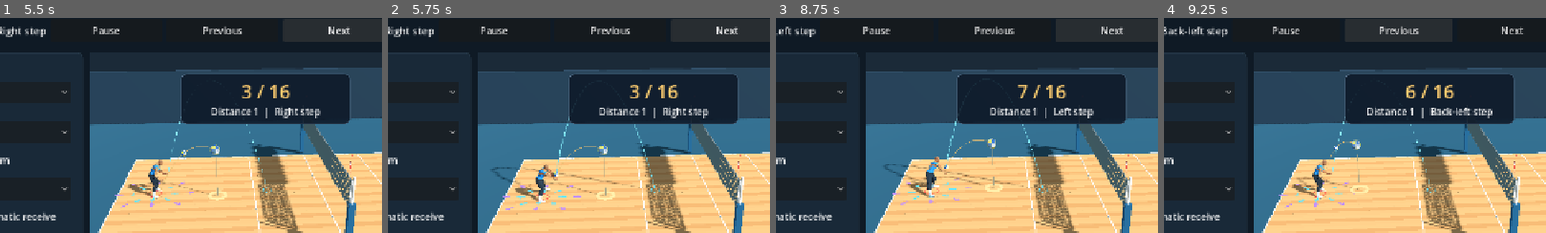
Above: before the commit, frames 1-4 (left to right).
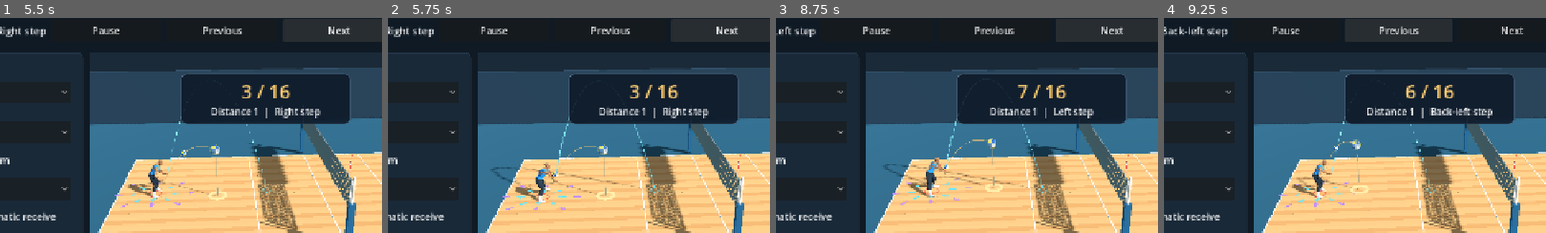
Above: after the commit, the same moments.

Repository: foreandr/volleyball
Game: Godot game, scene res://scenes/main.tscn
Same seed, same stepped clock (60 frames per second), same inputs: the game is played once before the commit and once after it.
Inputs:
- Up to frame 1 (5.5 s): click "Story" at 0.5 s; click "New" at 1.25 s; click "Save" at 2 s; click "Forearm reception" at 2.75 s; click "Play all" at 3.5 s; click "Next" at 4.25 s; click "Next" at 5 s
- Up to frame 2 (5.75 s): no input
- Up to frame 3 (8.75 s): click "Next" at 5.75 s; click "Next" at 6.5 s; click "Next" at 7.25 s; click "Next" at 8 s
- Up to frame 4 (9.25 s): click "Previous" at 8.75 s
The pictures show only the part of the screen within x 16-66%, y 12-62%; the shares and areas given below are measured in that part.

Frame 1 is identical in both runs. In frame 2, 0.2% of the frame differs, in the area x 33-65%, y 49-82%; in frame 3, 0.2%; in frame 4, nothing differs.

Commit message:
Scale reception drive with pass effort and tilt close side shoulders

Diff:
--- a/scripts/preview_player_control.gd
+++ b/scripts/preview_player_control.gd
@@ -1,5 +1,6 @@
 extends RefCounted
 const QUICK_STEP_RATE := 1.5
+const PassDrive = preload("res://scripts/reception_pass_drive.gd")
 var page: Control
 var active := false
 var free_view := {}
@@ -188,6 +189,11 @@
 	actor.animator.seek(maxf(0.0,page.ball_preview.contact_time+pose_offset),true)
 	actor.animator.pause()
 	step_into_receive(delta,review_offset)
+	var ball = page.ball_preview
+	var struck: bool = ball.recovery.has("spread")
+	var outgoing: Vector3 = ball.recovery.velocity if struck else ball.practice_pass_velocity(ball.practice_platform_center(),0.0)
+	var power := PassDrive.effort(ball.incoming,outgoing)
+	PassDrive.apply(actor.skeleton,footwork.author,outgoing,power,pose_offset,struck)
 
 func reset_reach() -> void:
 	if reach_step.is_zero_approx() and reach_height == 0.0: return
@@ -242,6 +248,9 @@
 	var side_lean := clampf(step.x/0.32,-1.0,1.0)
 	var shoulder_side := 1.0 if reach_lead == "l" else -1.0
 	author.rotate_world(pose,"spine_02",Vector3.BACK,-side_lean*0.27*weight)
+	if reach_tier == 1 and absf(step.x) > absf(step.z)*1.2:
+		# Counter-tilt the platform: left reach lowers the right shoulder.
+		author.rotate_world(pose,"spine_03",Vector3.BACK,side_lean*0.43*weight)
 	author.rotate_world(pose,"spine_02",Vector3.RIGHT,-back*0.14*weight)
 	author.rotate_world(pose,"spine_03",Vector3.UP,shoulder_side*back*0.31*weight)
 	var deep := reach_tier == 2 and reach_height < 0.20
--- /dev/null
+++ b/scripts/reception_pass_drive.gd
@@ -0,0 +1,63 @@
+extends RefCounted
+
+static func effort(incoming: Vector3, outgoing: Vector3) -> float:
+	var demand := outgoing.length()+0.30*maxf(0.0,(outgoing-incoming).length()-20.0)
+	return smoothstep(9.0,28.0,demand)
+
+static func apply(rig: Skeleton3D, author: RefCounted, outgoing: Vector3, power: float, pose_offset: float, struck: bool) -> void:
+	if power <= 0.001: return
+	var arms := smoothstep(0.0,0.65,power)
+	var torso := smoothstep(0.22,0.85,power)
+	var legs := smoothstep(0.52,1.0,power)
+	var load := clampf(-pose_offset/0.14,0.0,1.0) if not struck else 0.0
+	var drive := smoothstep(0.0,0.15,pose_offset)*(1.0-smoothstep(0.20,0.32,pose_offset)) if struck else 0.0
+	if load+drive <= 0.001: return
+	var pose: Array = []
+	for bone in rig.get_bone_count(): pose.append(rig.get_bone_pose(bone))
+	var original := pose.duplicate()
+	var pelvis := rig.find_bone("pelvis")
+	var parent := rig.get_bone_parent(pelvis)
+	var rise := legs*(0.115*drive-0.085*load)
+	if rise > 0.0:
+		for side in ["l","r"]:
+			var hip: Vector3 = author.point(original,"thigh_"+side)
+			var knee: Vector3 = author.point(original,"calf_"+side)
+			var ankle: Vector3 = author.point(original,"foot_"+side)
+			var length := hip.distance_to(knee)+knee.distance_to(ankle)-0.006
+			var stance := hip-ankle
+			var flat := Vector2(stance.x,stance.z).length_squared()
+			var available := sqrt(maxf(0.0,length*length-flat))-stance.y
+			rise = minf(rise,maxf(0.0,available))
+	pose[pelvis].origin += author.world_pose(pose,parent).basis.inverse()*Vector3.UP*rise
+
+	var direction := (rig.global_basis.orthonormalized().inverse()*outgoing).normalized()
+	var lift := clampf(direction.y,0.0,1.0)
+	author.rotate_world(pose,"spine_02",Vector3.RIGHT,torso*(0.12*load+lerpf(0.13,-0.21,lift)*drive))
+	author.rotate_world(pose,"spine_03",Vector3.UP,torso*clampf(direction.x,-0.55,0.55)*0.22*drive)
+	var chest: Vector3 = author.point(pose,"spine_03")
+	var sweep := Vector3(clampf(direction.x,-0.55,0.55)*0.14,lerpf(0.09,0.25,lift),lerpf(0.24,0.16,lift))*arms*drive
+	for side in ["l","r"]:
+		if absf(rise)>0.001:
+			var foot_name: String = "foot_"+side
+			var foot: Transform3D = author.world_pose(original,rig.find_bone(foot_name))
+			var knee_pole: Vector3 = author.point(original,"calf_"+side)-author.point(original,"thigh_"+side)
+			author.limb(pose,"thigh_"+side,"calf_"+side,foot_name,foot.origin,knee_pole)
+			author.set_world_basis(pose,foot_name,foot.basis)
+		var hand_name: String = "hand_"+side
+		var arm_name: String = "upperarm_"+side
+		var elbow_name: String = "lowerarm_"+side
+		var hand: Transform3D = author.world_pose(original,rig.find_bone(hand_name))
+		var target := hand.origin+sweep
+		var shoulder: Vector3 = author.point(pose,arm_name)
+		# Keep the platform in front of the sternum as the torso and hips drive.
+		target.z = maxf(target.z,maxf(chest.z,shoulder.z)+0.23)
+		target.y = minf(target.y,maxf(hand.origin.y,chest.y+0.16))
+		var sign_ := 1.0 if side == "l" else -1.0
+		var original_pole: Vector3 = author.point(original,elbow_name)-author.point(original,arm_name)
+		var clear_pole := Vector3(sign_*0.54,-0.28,0.80)
+		var pole := original_pole.normalized().lerp(clear_pole,clampf(0.60+drive*0.40,0.0,1.0))
+		author.limb(pose,arm_name,elbow_name,hand_name,target,pole,1.0,174.0)
+		author.set_world_basis(pose,hand_name,hand.basis)
+	rig.set_bone_pose_position(pelvis,pose[pelvis].origin)
+	for bone in rig.get_bone_count():
+		rig.set_bone_pose_rotation(bone,pose[bone].basis.get_rotation_quaternion())
